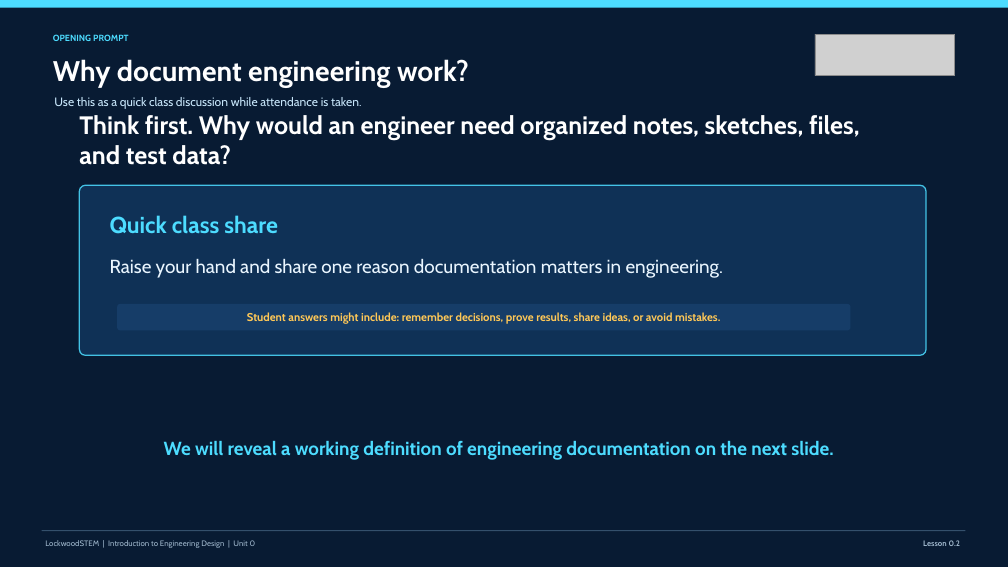
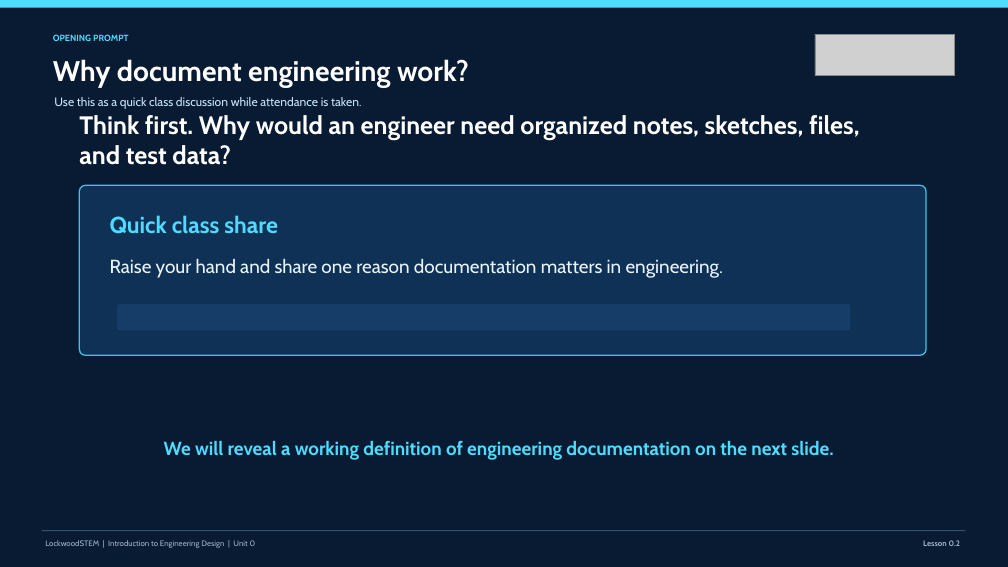
Before and after one commit to lockwoodstem/LockwoodSTEM_V3, a slide deck: slide 3 of downloads/presentations/IED_Unit0_Lesson_0.2_Engineering_Notebook_Setup_and_Course_Resources.pptx. Drawn at 1008x567 pixels with LibreOffice and Linux fonts; fonts in the diff are those of the drawing; grey boxes stand for pictures. Boxes give left, top, right and bottom in pixels: in the first picture for what was removed or moved away, otherwise in the second. Text is boxed around its words. In the diff, an @@ line names an element or a change of style, - is before the commit and + after.

```diff
--- a/downloads/presentations/IED_Unit0_Lesson_0.2_Engineering_Notebook_Setup_and_Course_Resources.pptx
+++ b/downloads/presentations/IED_Unit0_Lesson_0.2_Engineering_Notebook_Setup_and_Course_Resources.pptx
@@ text removed at (x1=247, y1=312, x2=720, y2=324) @@
-Student answers might include: remember decisions, prove results, share ideas, or avoid mistakes.
```
Also in this commit, not shown: 3 other slides changed, 1 other file.
